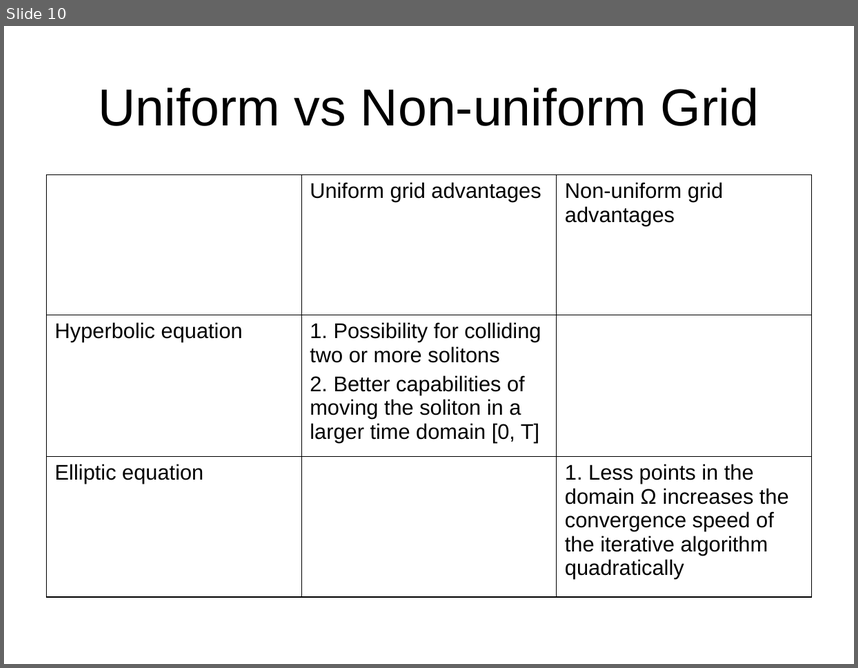
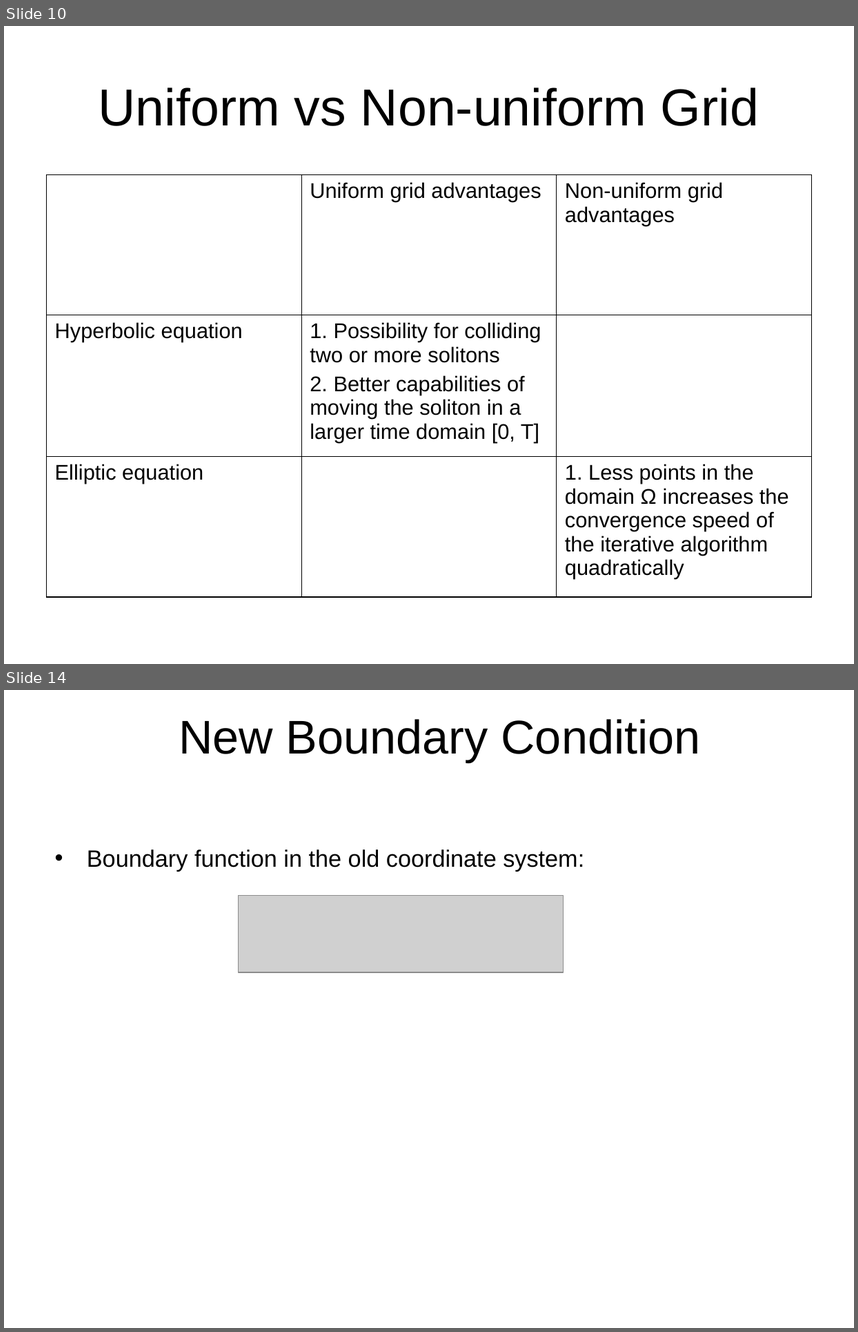
Before and after one commit to CloakMe/Boussinesq, a slide deck: Docu/Presentation Linz/Presentation.ppt. Shown one above the other, each under a label of ours: slide 10 before the commit, slides 10 and 14 after it; the slides between them are not shown. The pictures are 858x668 and 858x1332 pixels, drawn with LibreOffice and Linux fonts; fonts in the diff are those of the drawing; grey boxes stand for pictures. Boxes give left, top, right and bottom in pixels: in the first picture for what was removed or moved away, otherwise in the second. Text is boxed around its words. In the diff, an @@ line names an element or a change of style, - is before the commit and + after.

```diff
--- a/Docu/Presentation Linz/Presentation.ppt
+++ b/Docu/Presentation Linz/Presentation.ppt
@@ slide 14 added at (4, 690, 854, 1328), background #FFFFFF @@
@@ title added at (179, 719, 701, 762), 40 pt, text #000000 @@
+New Boundary Condition
@@ text added at (87, 849, 584, 871), 20 pt, text #000000 @@
+• Boundary function in the old coordinate system:
@@ picture added at (239, 896, 564, 972) @@
```
Also in this commit, not shown: 7 other slides added, 1 slide removed, 1 other file.
